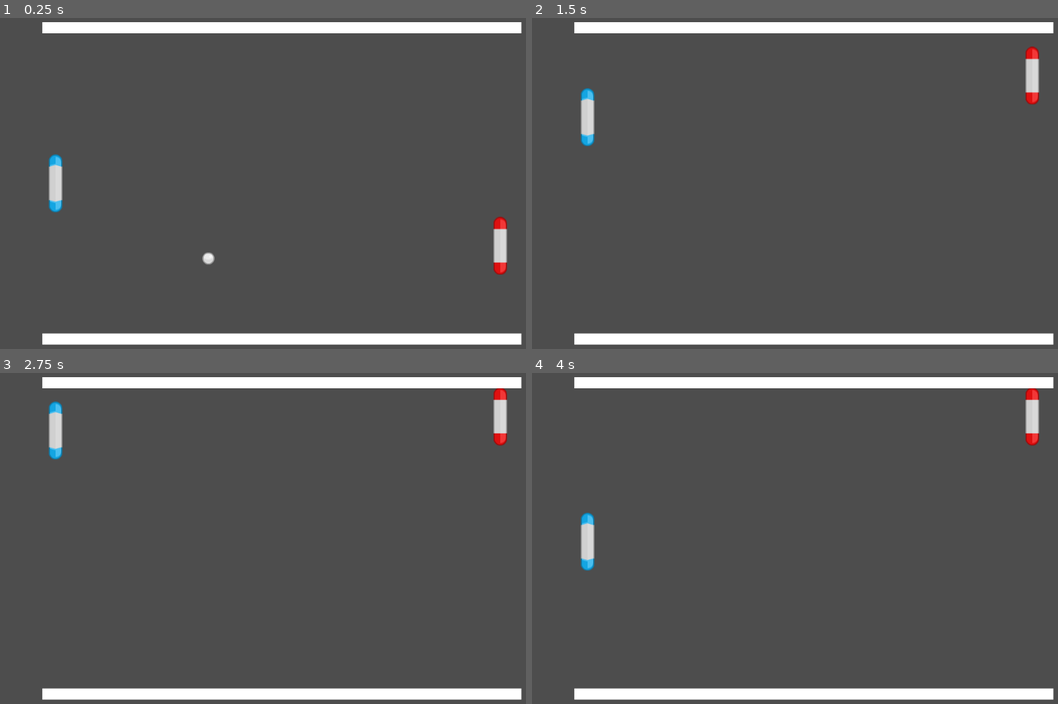
Above: before the commit, frames 1-4 (two rows, left to right).
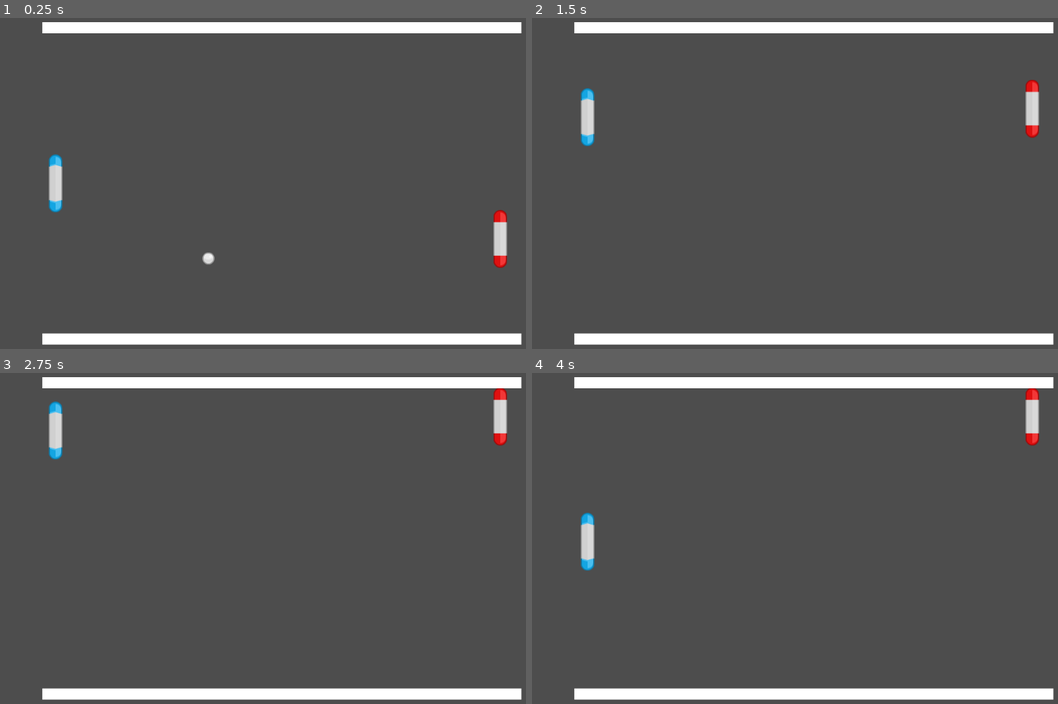
Above: after the commit, the same moments.

Repository: DotVentu/Pong
Game: Godot game, scene res://Scenes/Pong.tscn
Two runs of this game, one before a commit and one after it. Both use one fixed random seed, a clock stepped at 60 frames per second and the inputs below.
Inputs:
- Up to frame 1 (0.25 s): no input
- Up to frame 2 (1.5 s): hold Up (ui_up) 0.53-1.28 s; hold Down (ui_down) from 1.28 s (still down)
- Up to frame 3 (2.75 s): release Down (ui_down) at 2.03 s; hold Up (ui_up) from 2.03 s (still down)
- Up to frame 4 (4 s): tap Enter at 3.5 s; release Up (ui_up) at 3.53 s; hold Down (ui_down) from 3.53 s (still down)

The runs differ from the first frame. In frame 1, 0.3% of the frame differs, in the area x 93-97%, y 57-78%; in frame 2, 0.7%, in the area x 93-97%, y 8-37%; in frame 3, less than 0.1%; in frame 4, less than 0.1%.

Commit message:
fix(computer-position): corrected the position of the computer controller

Diff:
--- a/Scripts/computer.gd
+++ b/Scripts/computer.gd
@@ -1,17 +1,20 @@
 extends CharacterBody2D
 
-var speed = 450
+var speed = 400
 var ball
 
 func _ready():
-    ball = get_parent().get_node("Ball")
+	ball = get_parent().get_node("Ball")
 
 func _physics_process(delta):
-    if ball.position.y < position.y:
-        velocity.y = -1
-    else:
-        velocity.y = 1
+	if abs(ball.position.y - position.y) < 10:
+		return
 
-    velocity *= speed
+	if ball.position.y < position.y:
+		velocity.y = -1
+	else:
+		velocity.y = 1
 
-    move_and_collide(velocity * delta)
+	velocity *= speed
+
+	move_and_collide(velocity * delta)
